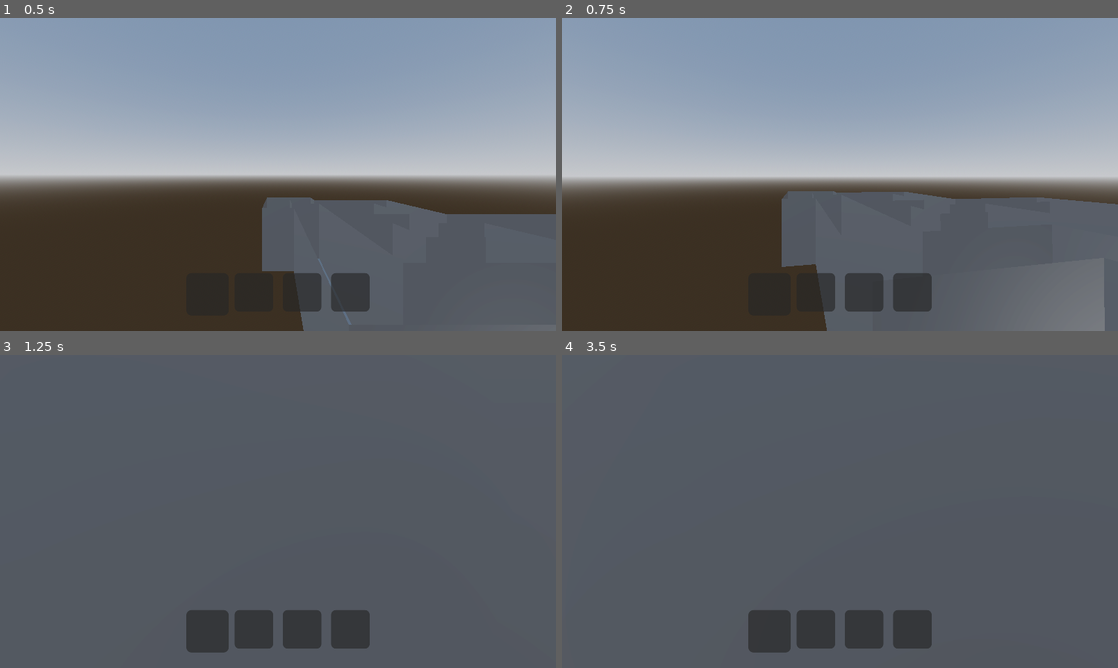
Above: before the commit, frames 1-4 (two rows, left to right).
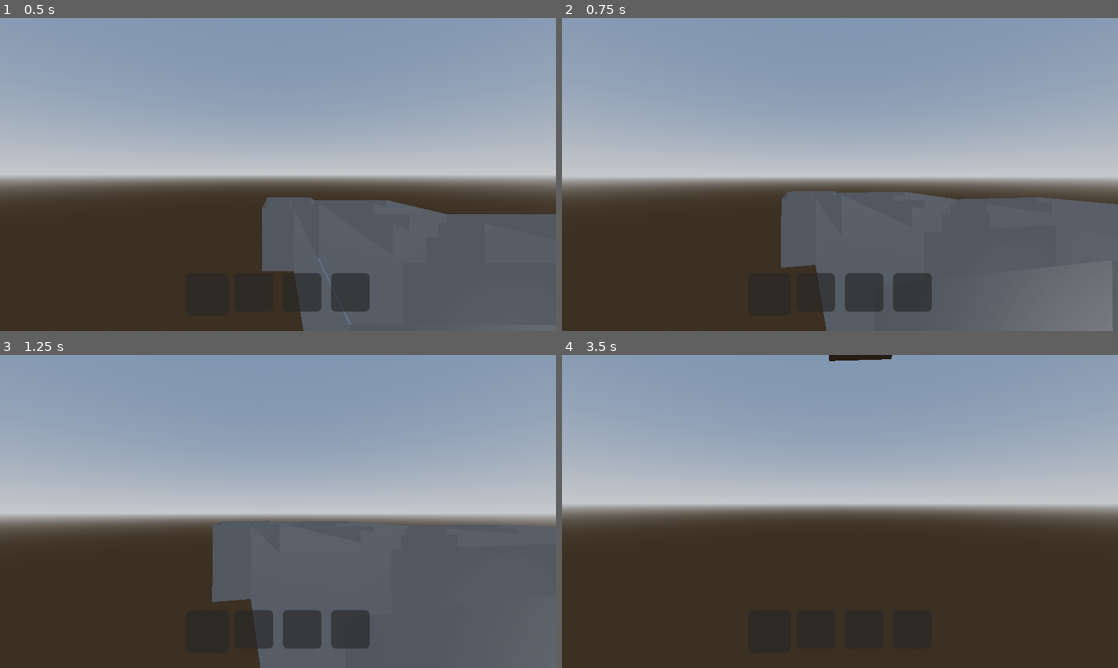
Above: after the commit, the same moments.

Repository: SavageMode123/Lethal-Company
Game: Godot game, scene res://main.tscn
The game is run twice, just before and just after one commit, with the same random seed, the same clock (stepped at 60 frames per second) and the same inputs.
Inputs (mouse positions are in pixels of both pictures, inside the frame that each line leads up to):
- Up to frame 1 (0.5 s): no input
- Up to frame 2 (0.75 s): move the mouse to (867, 174) at 0.52 s; hold W (Forward) from 0.53 s (still down); tap E (Interact) at 0.6 s
- Up to frame 3 (1.25 s): keep holding W (Forward); tap Space (Jump) at 0.77 s
- Up to frame 4 (3.5 s): keep holding W (Forward); move the mouse to (812, 511) at 1.27 s; tap C (Crouch) at 1.35 s; tap Space (Jump) at 1.52, 3.02 s; tap E (Interact) at 1.55, 2.3, 2.85 s; move the mouse to (851, 505) at 2.02 s; tap G (Drop) at 2.1 s; move the mouse to (834, 517) at 2.77 s

Frame 1 is identical in both runs. In frame 2, 0.2% of the frame differs, in the area x 39-100%, y 55-100%; in frame 3, 71%; in frame 4, 95%, in the area x 0-100%, y 0-100%.
Error before the commit: Invalid call. Nonexistent function 'getInteracting' in base 'CharacterBody3D (Entity.gd)'. (res://Elevator.gd:29)
Error after the commit: Invalid access to property or key 'global_position' on a base object of type 'Nil'. (res://Entity.gd:33)

Commit message:
Entity Movement v0.6
Attempted to add Player into Movement of Entity.

Navigation currently bugged.
Not Working!!!

Diff:
--- a/Entity.gd
+++ b/Entity.gd
@@ -9,13 +9,14 @@
 # Get the gravity from the project settings to be synced with RigidBody nodes.
 var gravity: float = ProjectSettings.get_setting("physics/3d/default_gravity")
 var rng: RandomNumberGenerator = RandomNumberGenerator.new()
-var path_finding_index = 0
+var path_finding_index: int = 0
 
-var rotate_timer = 60
-var prev_rotation = -3
+var rotate_timer: int = 60
+var prev_rotation: int = -3
 
 @export var nav: NavigationAgent3D
 @export var direction_ray: RayCast3D
+@export var player: CharacterBody3D
 
 func _ready() -> void:
 	direction_ray.add_exception(self)
@@ -29,17 +30,24 @@
 	# Movement
 	rotate_timer -= 1
 
+	var result = send_raycast(global_position, player.global_position+player.position)
+	if result:
+		if result.collider == player:
+			player_on_screen = true
+		else:
+			await get_tree().create_timer(1.0).timeout
+			player_on_screen = false
+		# print(result.collider, result.collider.get_parent())
+
 	if player_on_screen:
-		pass
-		# nav.target_position = player_visible_event.global_position
+		nav.target_position = player.global_position
 	else:
 		var collider: Object = direction_ray.get_collider()
-		if collider:
-			nav.target_position = collider.global_position
-		elif rotate_timer < 0:
-			rand_rotation()
+		if collider: nav.target_position = collider.global_position
+		else: rand_rotation()
 
 	var direction : Vector3 = (nav.get_next_path_position() - global_position).normalized()
+	print(nav.get_next_path_position())
 	velocity = Vector3((direction * SPEED).x, velocity.y, (direction * SPEED).z)
 
 	if (abs(velocity.x) < 0.1 or abs(velocity.z) < 0.1) and rotate_timer < 0:
@@ -58,7 +66,7 @@
 
 func send_raycast(from: Vector3i, to: Vector3i) -> Dictionary:
 	var space_state: PhysicsDirectSpaceState3D = get_world_3d().direct_space_state
-	var query: PhysicsRayQueryParameters3D = PhysicsRayQueryParameters3D.create(from, to)
+	var query: PhysicsRayQueryParameters3D = PhysicsRayQueryParameters3D.create(from, to, 1, [self])
 	query.collide_with_areas = true
 
 	var result: Dictionary = space_state.intersect_ray(query)
--- a/Entity.tscn
+++ b/Entity.tscn
@@ -19,6 +19,8 @@
 skeleton = NodePath("../..")
 
 [node name="NavigationAgent3D" type="NavigationAgent3D" parent="."]
+target_desired_distance = 2.0
+agent_height_offset = 2.0
 avoidance_enabled = true
 debug_enabled = true
 
@@ -27,3 +29,5 @@
 
 [node name="DirectionRay" type="RayCast3D" parent="Camera3D"]
 target_position = Vector3(2.08165e-12, 2.08165e-12, -10)
+
+[connection signal="target_reached" from="NavigationAgent3D" to="." method="_on_navigation_agent_3d_target_reached"]
--- a/Player.gd
+++ b/Player.gd
@@ -11,7 +11,7 @@
 var sprinting: bool = false
 var crouching: bool = false
 
-var speed: float = 4.0
+var speed: float = 5.0
 
 @export_category("Utils")
 @export var Main: Node3D
@@ -45,7 +45,7 @@
 	interactRay.clear_exceptions()
 
 	if interacting:
-		print(interacting)
+		# print(interacting)
 		if interacting.has_meta("scrap") or interacting.name in interactablesNotIncludingScrap:
 			showInteractLabel()
 			return interacting
@@ -56,7 +56,7 @@
 
 func _ready() -> void:
 	Input.set_mouse_mode(Input.MOUSE_MODE_CAPTURED)
-	camera.set_current(true)
+	# camera.set_current(true)
 
 func _process(_delta: float) -> void:
 	# Checking if Player is Moving
--- a/map.tscn
+++ b/map.tscn
@@ -1,6 +1,7 @@
-[gd_scene load_steps=12 format=3 uid="uid://iaitubdjpeor"]
+[gd_scene load_steps=13 format=3 uid="uid://iaitubdjpeor"]
 
 [ext_resource type="PackedScene" uid="uid://bua7f0kbqelgi" path="res://Entity.tscn" id="1_2n7ut"]
+[ext_resource type="PackedScene" uid="uid://phecaduey8j4" path="res://player.tscn" id="2_58t4x"]
 
 [sub_resource type="NavigationMesh" id="NavigationMesh_3dckv"]
 vertices = PackedVector3Array(7, 2.45, -1.4, 14.6, 2.45, -1.4, 7.1, 2.45, -1.5, -0.5, 2.45, -1.5, 0.5, 0.45, -2.38419e- …(1911 unchanged characters)…
@@ -333,9 +334,13 @@
 [node name="CollisionShape3D" type="CollisionShape3D" parent="NavigationRegion3D/MeshInstance3D34/StaticBody3D"]
 shape = SubResource("ConcavePolygonShape3D_ejrxe")
 
-[node name="Entity" parent="." instance=ExtResource("1_2n7ut")]
-transform = Transform3D(-1, 3.48787e-16, -8.74228e-08, 3.48787e-16, 1, -3.48787e-16, 8.74228e-08, -3.48787e-16, -1, 2.08165e-12, 1, 2.08165e-12)
+[node name="Entity" parent="." node_paths=PackedStringArray("player") instance=ExtResource("1_2n7ut")]
+transform = Transform3D(1, -3.48787e-16, 3.48787e-16, 3.48787e-16, 1, -3.48787e-16, -3.48787e-16, 3.48787e-16, 1, 2.08165e-12, 1.57534, 3.78145)
+player = NodePath("../Player")
 
 [node name="Camera3D" type="Camera3D" parent="."]
 transform = Transform3D(1, 0, 0, 0, 0.477634, 0.878559, 0, -0.878559, 0.477634, 6.96639, 10, 6.51219)
 current = true
+
+[node name="Player" parent="." instance=ExtResource("2_58t4x")]
+transform = Transform3D(1, 0, 0, 0, 1, 0, 0, 0, 1, 14.286, 2.08165e-12, 5.651)
--- a/player.tscn
+++ b/player.tscn
@@ -27,7 +27,6 @@
 
 [node name="Camera" type="Camera3D" parent="."]
 transform = Transform3D(2.39234, 0, 0, 0, 2.39234, 0, 0, 0, 2.39234, 2.08165e-12, 1.5, -0.25)
-current = true
 
 [node name="InteractRay" type="RayCast3D" parent="Camera"]
 target_position = Vector3(2.08165e-12, 2.08165e-12, -1)
